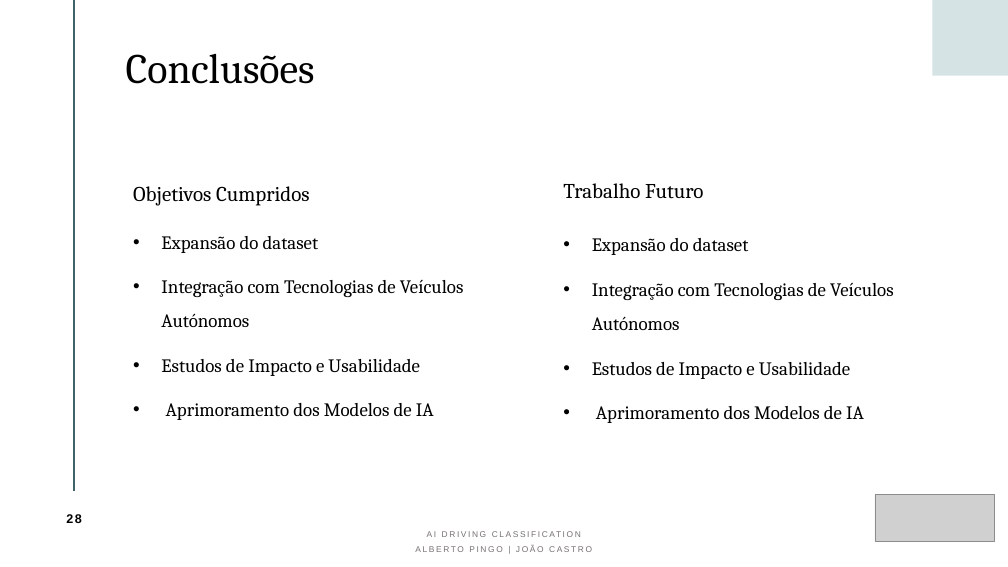
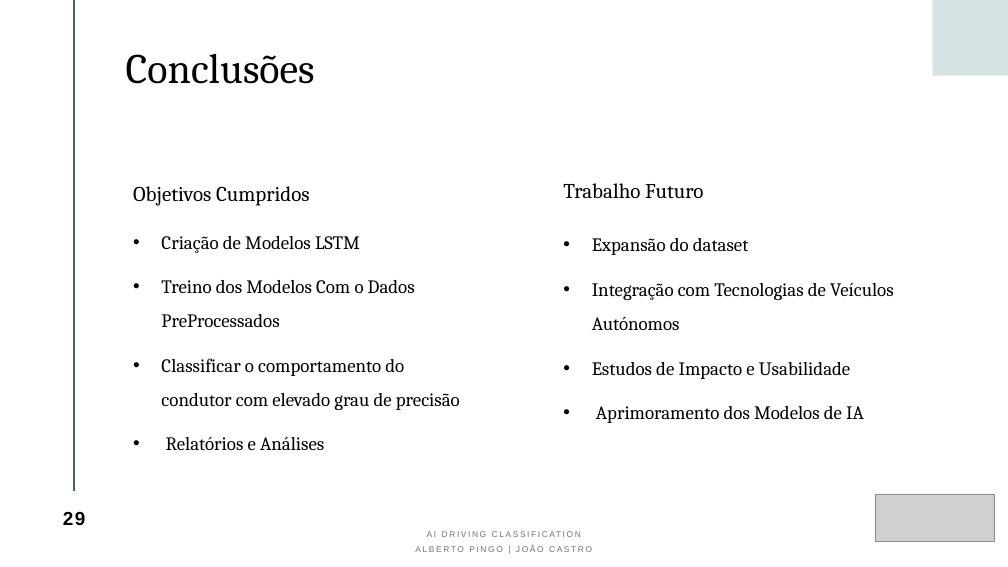
Before and after one commit to albertopingo/AI-driving-classification_FinalProject_CEng, a slide deck: slide 29 of ProjInf_AI_Driving_Classification.pptx (slide 28 before the commit). Drawn at 1008x567 pixels with LibreOffice and Linux fonts; fonts in the diff are those of the drawing; grey boxes stand for pictures. Boxes give left, top, right and bottom in pixels: in the first picture for what was removed or moved away, otherwise in the second. Text is boxed around its words. In the diff, an @@ line names an element or a change of style, - is before the commit and + after.

Commit message:
Update pptx

```diff
--- a/ProjInf_AI_Driving_Classification.pptx
+++ b/ProjInf_AI_Driving_Classification.pptx
@@ text at [161,236,460,450]: text changed @@
-• Expansão do dataset
-• Integração com Tecnologias de Veículos Autónomos
-• Estudos de Impacto e Usabilidade
-• Aprimoramento dos Modelos de IA
+• Criação de Modelos LSTM
+• Treino dos Modelos Com o Dados PreProcessados
+• Classificar o comportamento do condutor com elevado grau de precisão
+• Relatórios e Análises
@@ page number at [63,511,86,525]: text changed; size 12 to 18 pt @@
-28
+29
```
Also in this commit, not shown: 5 other slides changed, 1 slide added.
